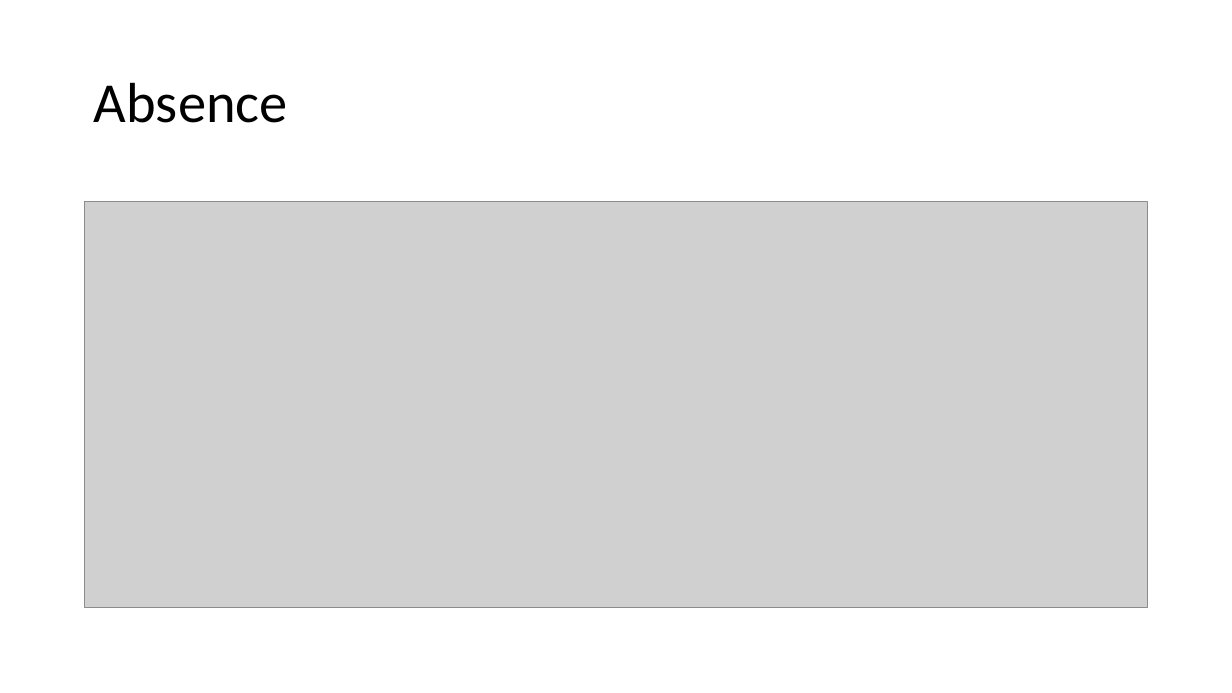
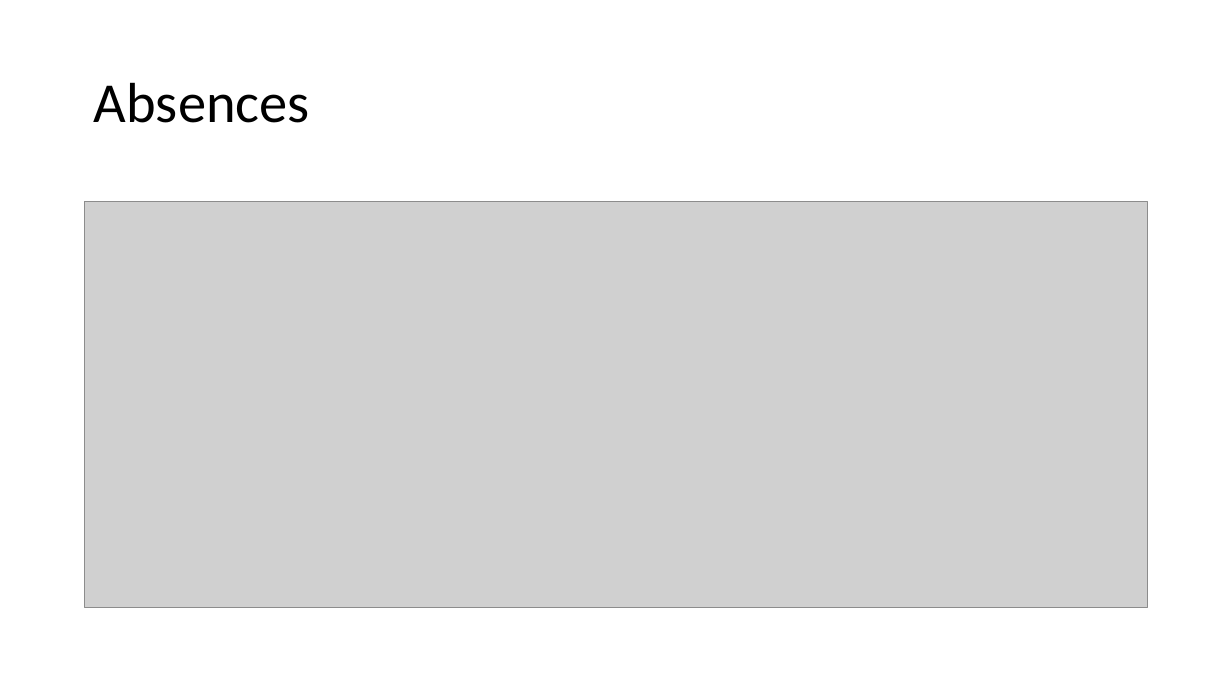
Before and after one commit to QvHub/student_alcohol_consumption, a slide deck: slide 30 of maya_khaled_quentin_alcool_et_jeunes.pptx. Drawn at 1232x693 pixels with LibreOffice and Linux fonts; fonts in the diff are those of the drawing; grey boxes stand for pictures. Boxes give left, top, right and bottom in pixels: in the first picture for what was removed or moved away, otherwise in the second. Text is boxed around its words. In the diff, an @@ line names an element or a change of style, - is before the commit and + after.

```diff
--- a/maya_khaled_quentin_alcool_et_jeunes.pptx
+++ b/maya_khaled_quentin_alcool_et_jeunes.pptx
@@ title at (94, 82, 310, 123): text changed @@
-Absence
+Absences
```
Also in this commit, not shown: 16 other slides changed.
